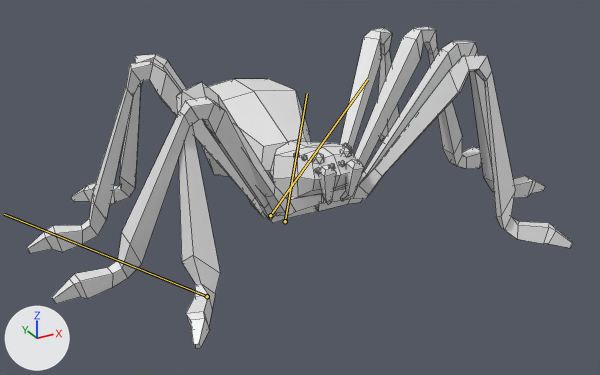
The FBX model MetroidvaniaM7_ISIB/Assets/Custom Assets/Visuals/Models/Characters/Spider/spider.fbx: old version first, new version second.
The view is the same before and after, from a 50 mm lens placed at (-1.264, -2.454, 1.239), pointed at (-0.032, -0.215, 0.12). Arrows for +X, +Y and +Z are at lower left; the lights stay in place. Both versions are drawn at the pose saved in each file; the numbers are the values there. The bones that change are drawn over the model as lines. Mesh edges are drawn as thin lines.

In view in the first picture: 'Spider_Obj'.
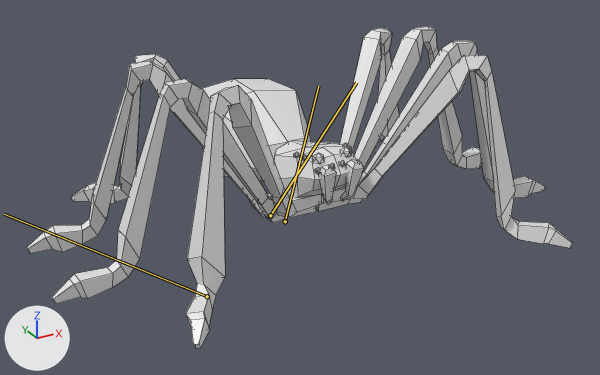
What differs and where, as boxes (x1, y1, x2, y2) in the pictures (600 x 375 px):
'Spider_Obj', posed: (27, 27, 573, 348) in both
bone 'Leg.001.R.003', root to tip: before (285, 221) to (307, 93); after (285, 221) to (318, 86)
bone 'Leg.001.R.002', root to tip: before (270, 215) to (368, 79); after (270, 215) to (356, 82)

What the commit changed:
Bone 'Leg.001.R.003' (bone_leg_001_r_003) turns from (0, -5, 22) to (2, 6, 17) degrees about its own x, y and z.
Bone 'Leg.003.R.003' (bone_leg_003_r_003) turns from (30, 15, -13) to (30, 14, 0) degrees about its own x, y and z.
Bone 'Leg.001.R.002' (bone_leg_001_r_002) turns from (8, 13, -9) to (5, 2, -4) degrees about its own x, y and z.
